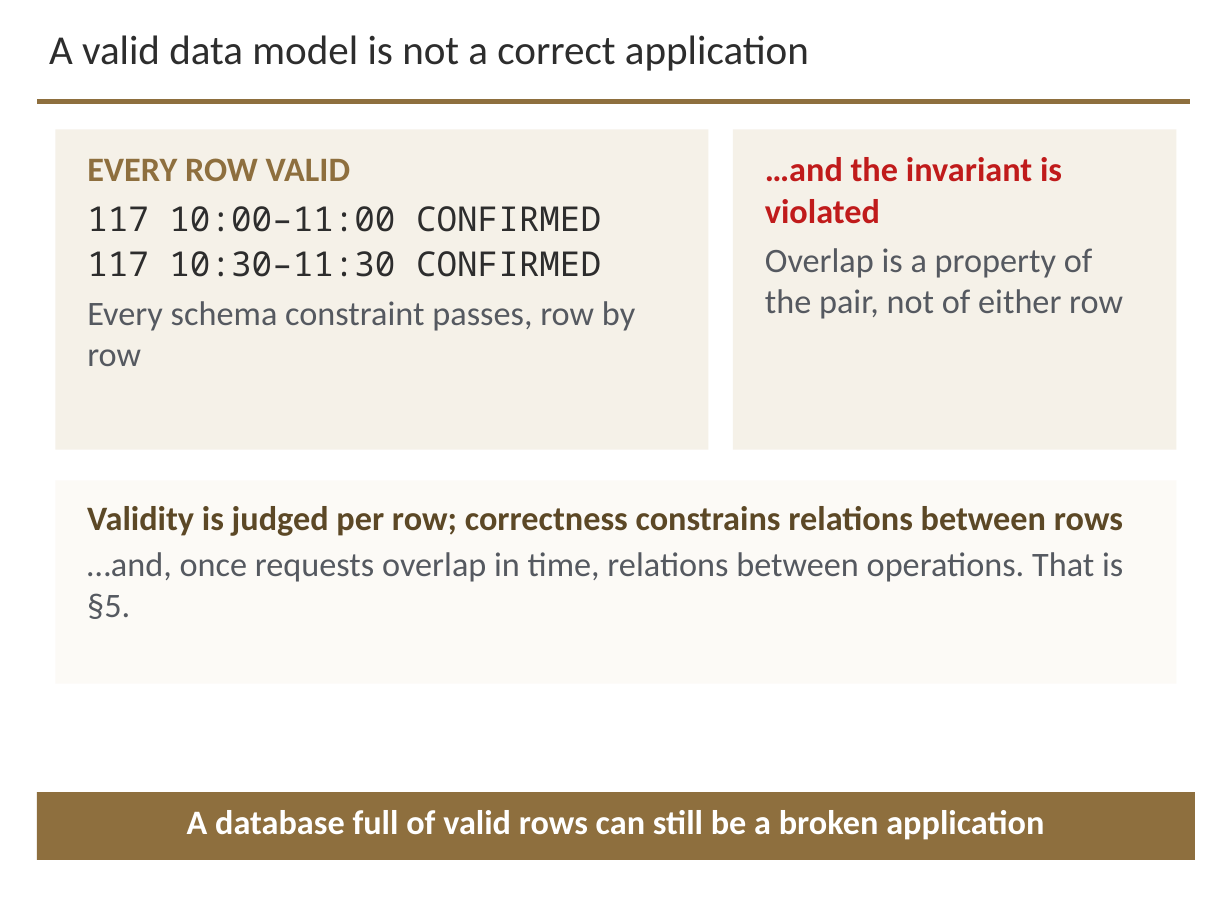
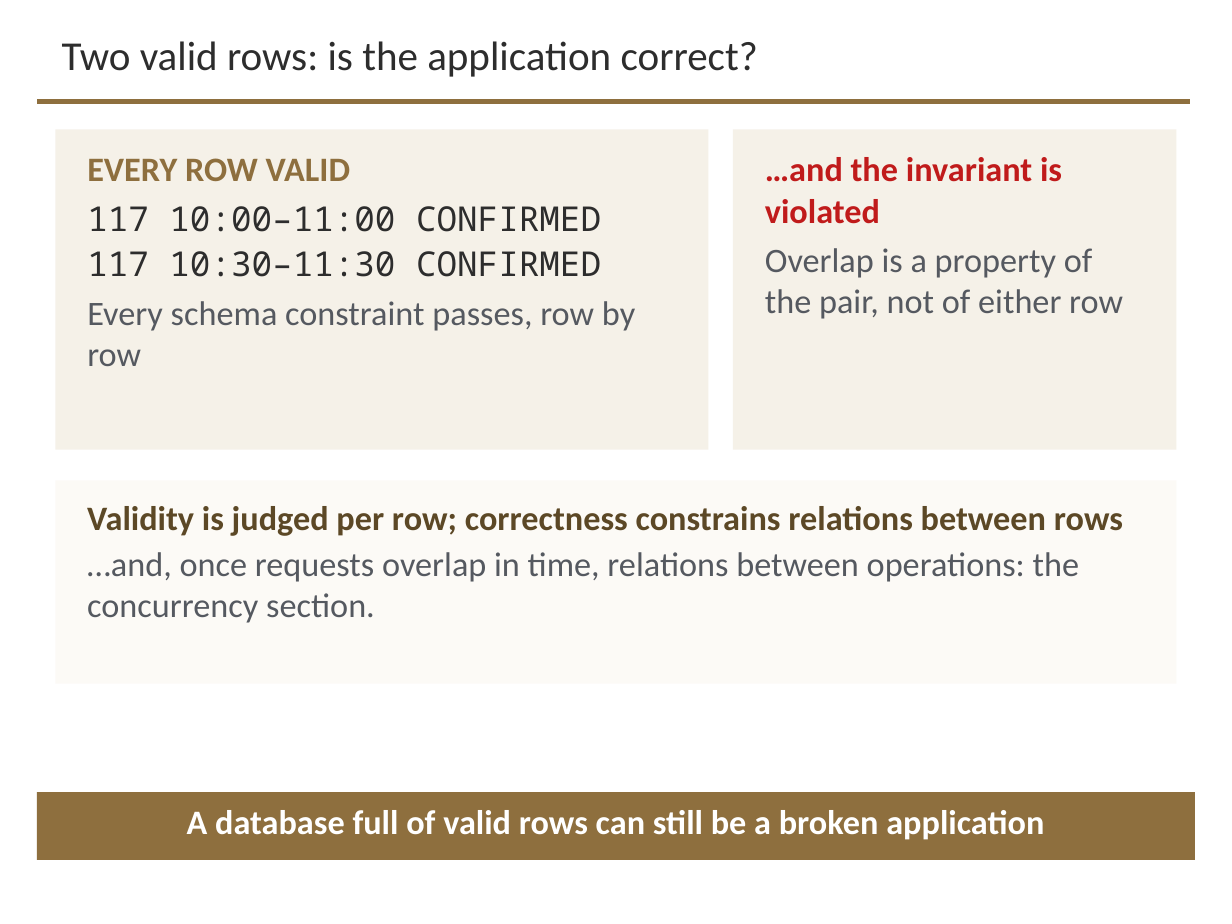
Before and after one commit to davisjam/model-based-agentic-software-engineering, a slide deck: slide 13 of course/lectures/act-3-software-in-the-world/02-compute-environments-and-data-management/3-2-Data-Management.pptx (slide 12 before the commit). Drawn at 1232x924 pixels with LibreOffice and Linux fonts; fonts in the diff are those of the drawing; background and template pictures are left out. Boxes give left, top, right and bottom in pixels: in the first picture for what was removed or moved away, otherwise in the second. Text is boxed around its words. In the diff, an @@ line names an element or a change of style, - is before the commit and + after.

```diff
--- a/course/lectures/act-3-software-in-the-world/02-compute-environments-and-data-management/3-2-Data-Management.pptx
+++ b/course/lectures/act-3-software-in-the-world/02-compute-environments-and-data-management/3-2-Data-Management.pptx
@@ title "Two valid rows: is the ..." at (62, 41, 758, 77): vertical alignment top to middle @@
@@ title at (62, 41, 758, 77): text changed @@
-A valid data model is not a correct application
+Two valid rows: is the application correct?
@@ text at (87, 552, 1080, 623): text changed @@
-…and, once requests overlap in time, relations between operations. That is §5.
+…and, once requests overlap in time, relations between operations: the concurrency section.
```
Also in this commit, not shown: 26 other slides changed, 1 slide added.
